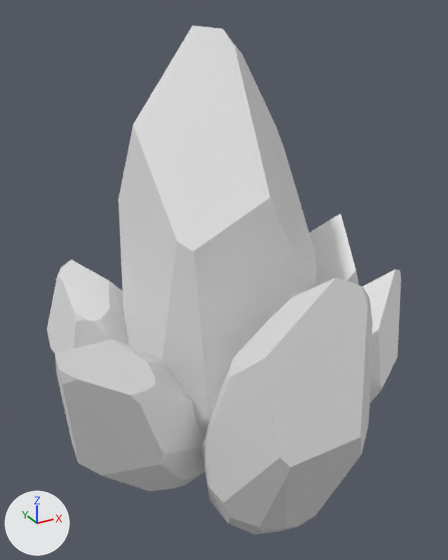
Before and after pictures for a commit that changed the FBX model Assets/Models/Ores/rawore.fbx.
One viewpoint serves both versions: a 50 mm camera at (-0.657, -1.215, 0.659) aimed at (0.001, -0.019, 0.061). Lighting does not change. The marker at lower left points along +X, +Y and +Z. Where no turn or scale is listed for an object, it has been applied to the vertices.
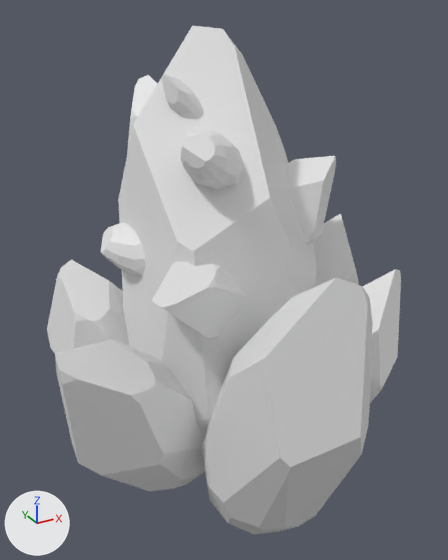
The newer file is also rescaled (x1.249), turned or shifted as a whole; pictures and numbers use the older file's frame.

Pixel boxes (x1, y1, x2, y2) of what changed, in the pictures (448 x 560 px):
'Sphere.011', added: after (152, 261, 246, 338)
'Sphere.008', added: after (286, 156, 336, 245)
'Sphere.013', added: after (181, 130, 243, 190)
'Sphere.010', added: after (101, 223, 146, 276)
'Sphere.009', added: after (162, 75, 204, 119)
'Sphere.012', added: after (127, 75, 157, 153)

What the commit changed:
Mesh me_sphere_009 is new.
It has 89 vertices, 52 faces and spans x -0.0569..0.0592, y 0.05..0.1289, z -0.0657..0.0806.
Mesh me_sphere_013 is new.
It has 89 vertices, 52 faces and spans x -0.033..0.214, y -0.277..-0.018, z -0.138..0.031.
Mesh me_sphere_012 is new.
It has 89 vertices, 52 faces and spans x -0.143..0.032, y 0.11..0.316, z -0.28..0.056.
Mesh me_sphere_010 is new.
It has 89 vertices, 52 faces and spans x -0.258..0.062, y -0.22..-0.031, z -0.147..-0.007.
Mesh me_sphere_008 is new.
It has 89 vertices, 52 faces and spans x -0.086..0.331, y -0.224..-0.041, z -0.323..-0.007.
Mesh me_sphere_011 is new.
It has 89 vertices, 52 faces and spans x -0.223..0.181, y -0.199..0.056, z -0.323..-0.122.
Object 'Sphere.009' (ob_sphere_009) is new; it shows me_sphere_009.
Its location is (-0.071, -0.08, 0.453).
Object 'Sphere.013' (ob_sphere_013) is new; it shows me_sphere_013.
Its location is (-0.126, 0.093, 0.409).
Object 'Sphere.012' (ob_sphere_012) is new; it shows me_sphere_012.
Its location is (-0.029, -0.1, 0.462).
Object 'Sphere.010' (ob_sphere_010) is new; it shows me_sphere_010.
Its location is (-0.011, 0.14, 0.221).
Object 'Sphere.008' (ob_sphere_008) is new; it shows me_sphere_008.
Its location is (-0.008, 0.12, 0.333).
Object 'Sphere.011' (ob_sphere_011) is new; it shows me_sphere_011.
Its location is (-0.037, -0.025, 0.309).
